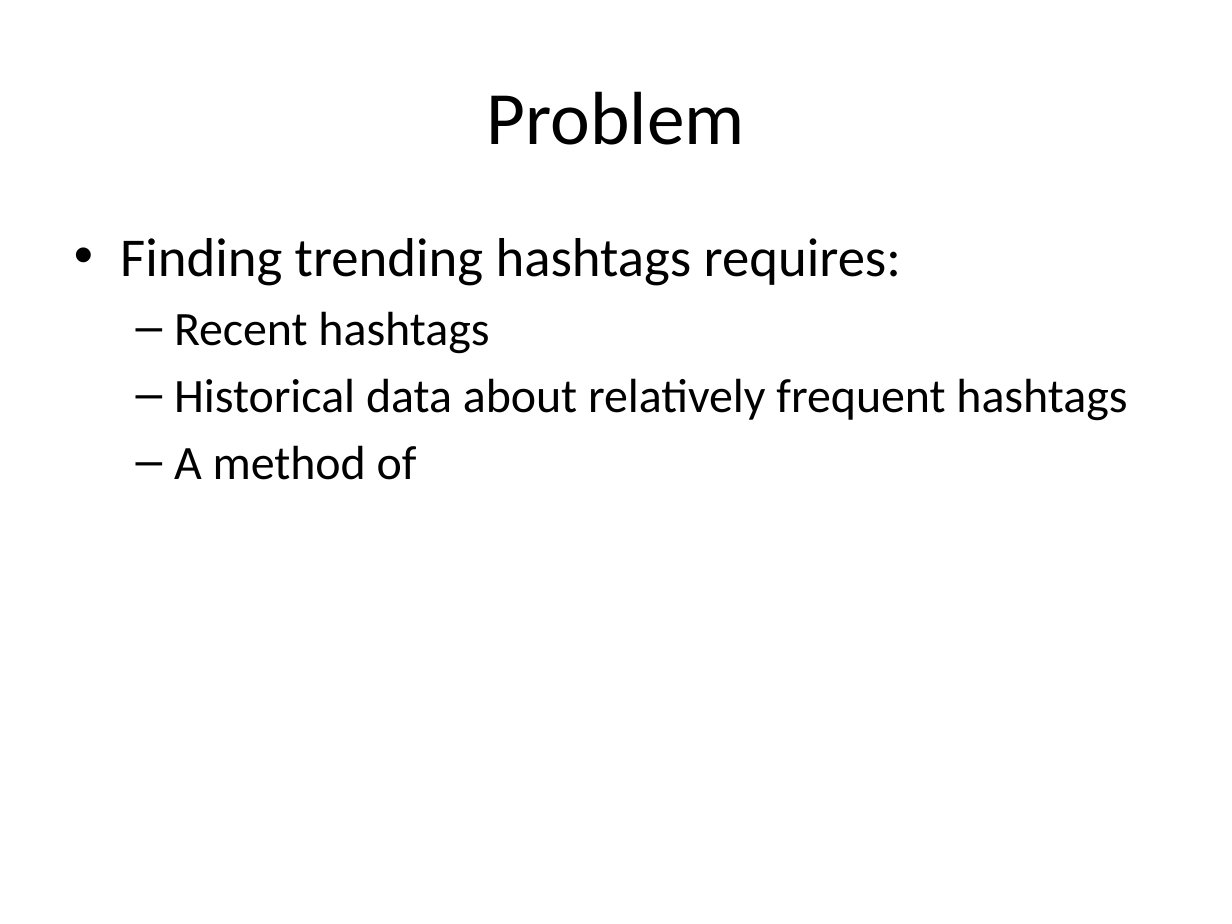
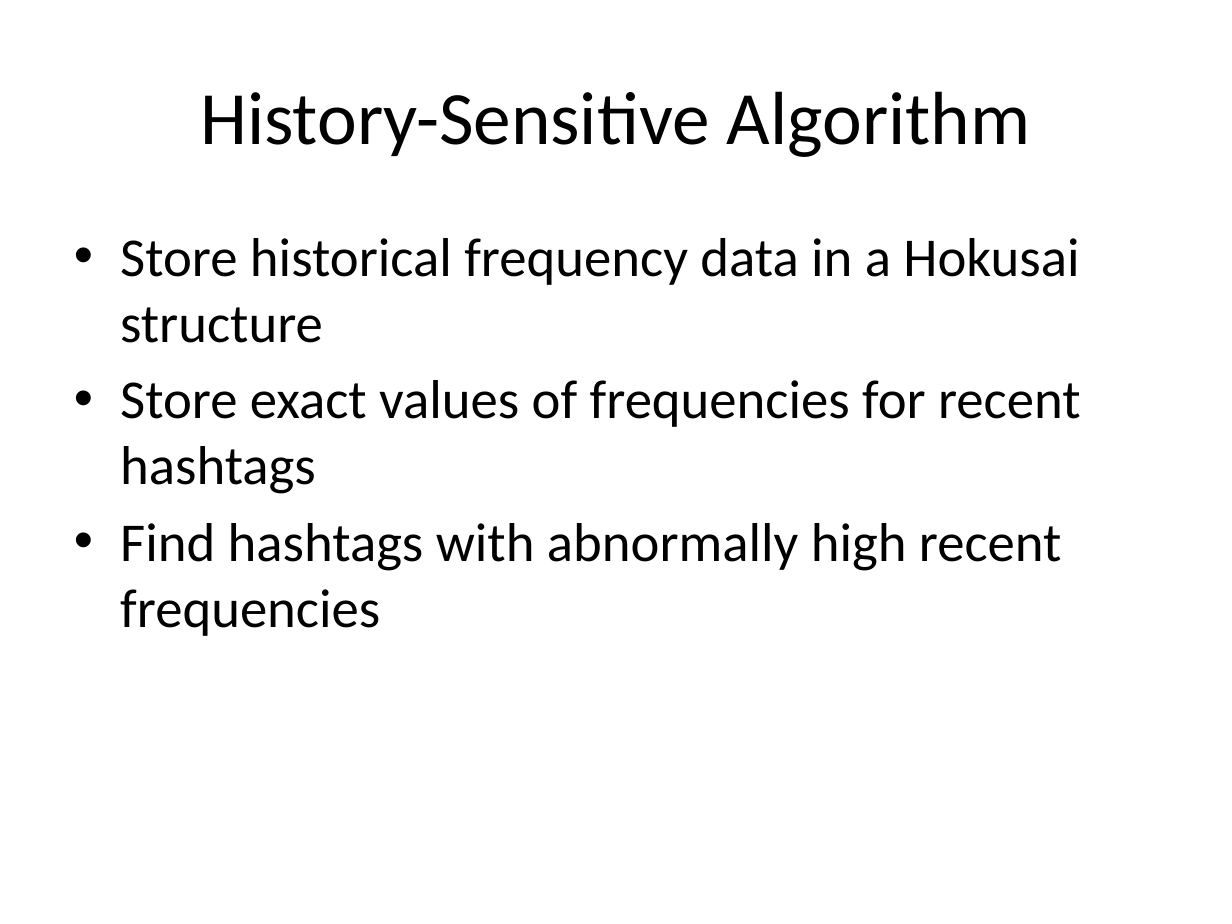
Before and after one commit to kiranvodrahalli/cos521, a slide deck: slide 14 of Presentation.pptx (slide 2 before the commit). Drawn at 1232x924 pixels with LibreOffice and Linux fonts; fonts in the diff are those of the drawing. Boxes give left, top, right and bottom in pixels: in the first picture for what was removed or moved away, otherwise in the second. Text is boxed around its words. In the diff, an @@ line names an element or a change of style, - is before the commit and + after.

Commit message:
updated presentation

```diff
--- a/Presentation.pptx
+++ b/Presentation.pptx
@@ title at (200, 91, 1031, 157): text changed @@
-Problem
+History-Sensitive Algorithm
@@ text at (120, 238, 1081, 636): text changed; size 28 to 32 pt @@
-• Finding trending hashtags requires:
-  – Recent hashtags
-  – Historical data about relatively frequent hashtags
-  – A method of
+• Store historical frequency data in a Hokusai structure
+• Store exact values of frequencies for recent hashtags
+• Find hashtags with abnormally high recent frequencies
```
Also in this commit, not shown: 2 other slides changed, 8 slides added, 3 slides removed, 1 other file.
